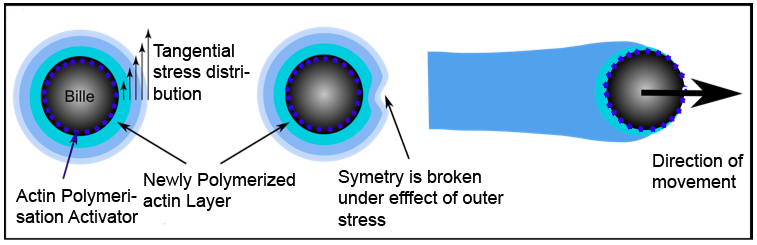
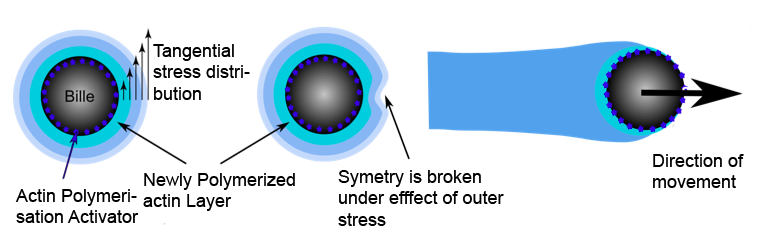
Comparing the layer stacks of the two w=757, h=245 images. Changes:
painted on "Layer 1" over [4, 3, 753, 240]
